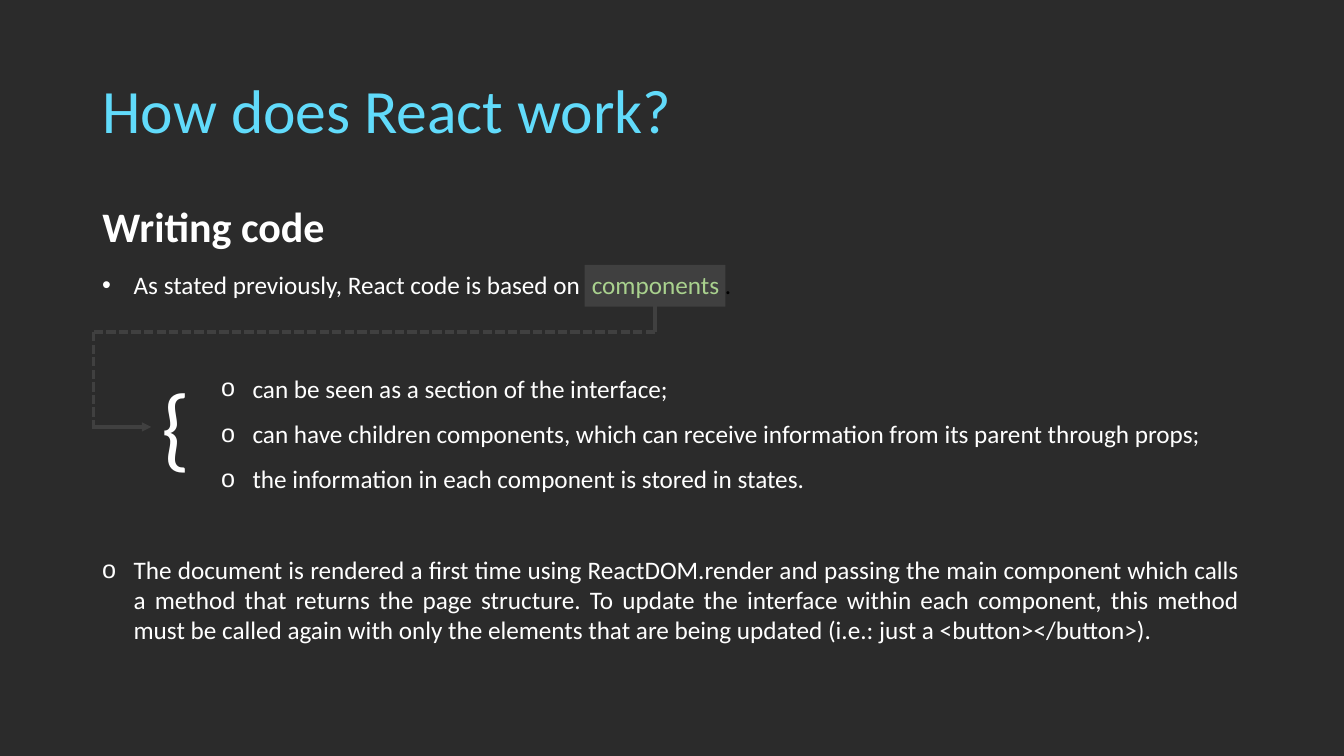
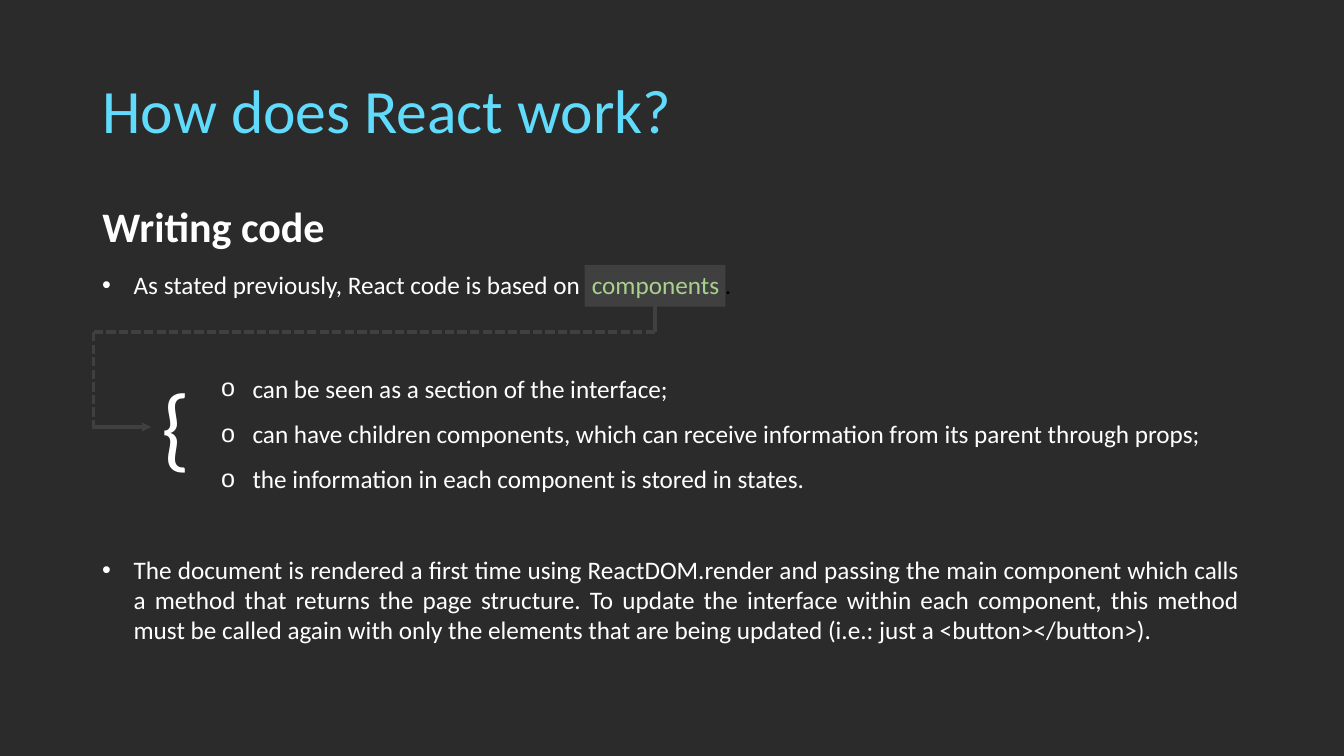
Before and after one commit to digas99/pirple-kuwtjs, a slide deck: slide 4 of project-2/Pirple - Project 2.pptx. Drawn at 1344x756 pixels with LibreOffice and Linux fonts; fonts in the diff are those of the drawing; background and template pictures are left out; a plain dark background stands for a picture behind light text. Boxes give left, top, right and bottom in pixels: in the first picture for what was removed or moved away, otherwise in the second. Text is boxed around its words. In the diff, an @@ line names an element or a change of style, - is before the commit and + after.

Commit message:
updated ppt presentation, only two code examples left

```diff
--- a/project-2/Pirple - Project 2.pptx
+++ b/project-2/Pirple - Project 2.pptx
@@ text "The document is rendered a ..." at (134, 561, 1238, 644): bullet o to • @@
```
Also in this commit, not shown: 4 other slides changed, 4 slides added, 1 slide removed.
